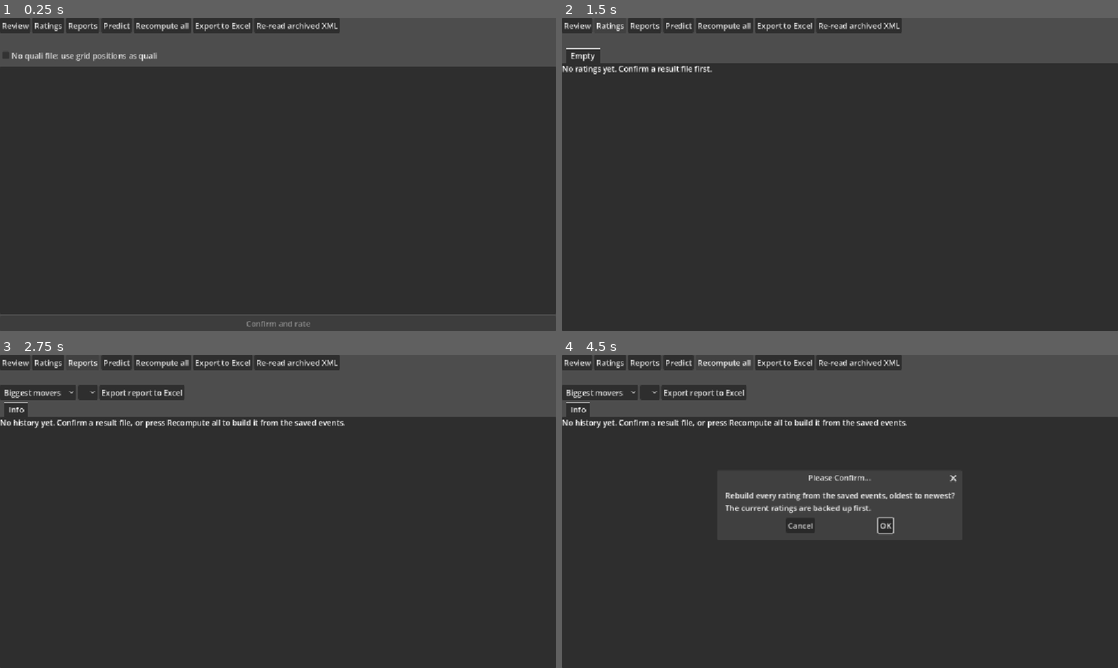
Above: before the commit, frames 1-4 (two rows, left to right).
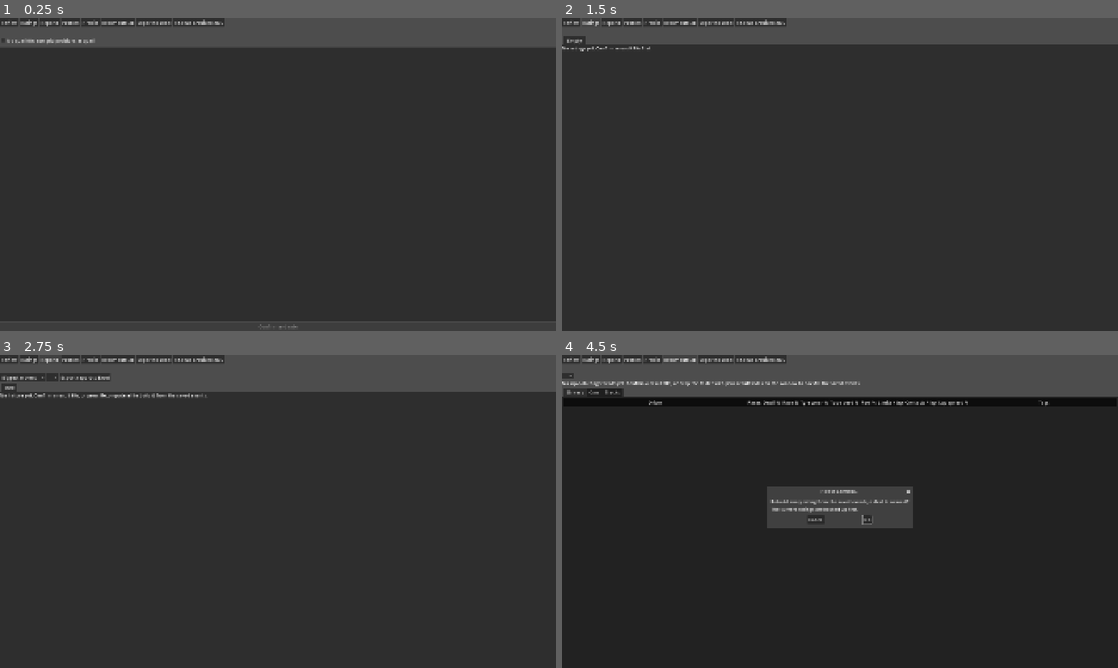
Above: after the commit, the same moments.

Repository: ElectroEsper/lmu-elo
Game: Godot game, scene res://control.tscn
Two runs of this game, one before a commit and one after it. Both use one fixed random seed, a clock stepped at 60 frames per second and the inputs below.
Inputs (mouse positions are in pixels of both pictures, inside the frame that each line leads up to):
- Up to frame 1 (0.25 s): no input
- Up to frame 2 (1.5 s): click "Review" at 0.5 s; click "Ratings" at 1.25 s
- Up to frame 3 (2.75 s): click "Reports" at 2 s
- Up to frame 4 (4.5 s): click "Predict" at 2.75 s; click (634, 358) at 3.5 s, where only the run after the commit has a clickable "Profiles"; click "Recompute all" at 4.25 s

The runs differ from the first frame. In frame 1, 8.7% of the frame differs, in the area x 0-100%, y 0-99%; in frame 2, 8.2%; in frame 3, 11%; in frame 4, 17%, in the area x 0-100%, y 0-60%.

Commit message:
Add FP backfill and profiles view
This patch stores lap-data fingerprints with each event and re-checks them before treating a result as complete. It adds XML folder expansion and a backfill flow to update older confirmed events without re-rating them, while tracking any files that still need review.

It also adds a Profiles tab to the review screen, refreshes it alongside other views, and fixes Tree column title property names for the current Godot API. The project window is also set to a larger 1920x1080 viewport for easier use.

Diff:
--- a/elo.gd
+++ b/elo.gd
@@ -265,6 +265,7 @@
 		if not g.is_empty():
 			draft["orders"]["quali"] = g
 	draft["track"] = _read_track(path)
+	draft["fp"] = Fingerprint.extract(path)   # lap-data fingerprint, saved with the event for Profiles / Predict
 	draft["duplicate"] = processed.has(draft["hash"])
 	draft["new_drivers"] = _find_suspects(draft)
 	return draft
@@ -310,7 +311,7 @@
 	var original: String = processed[draft["hash"]]
 	for h in history:
 		if h["file"] == original:
-			return h.get("stats", {}).is_empty() or stored_xml_path(original) == ""
+			return h.get("stats", {}).is_empty() or stored_xml_path(original) == "" or not _saved_has_fp(original)
 	return false
 
 
@@ -329,6 +330,7 @@
 		return false
 	saved["stats"] = draft["stats"]
 	saved["track"] = draft.get("track", {})
+	saved["fp"] = draft.get("fp", {})
 	var f := FileAccess.open(path, FileAccess.WRITE)
 	f.store_string(JSON.stringify(saved))
 	f.close()
@@ -686,3 +688,49 @@
 			XMLParser.NODE_ELEMENT_END:
 				tag = ""
 	return out
+
+
+# True if the saved event file already holds a lap-data fingerprint.
+func _saved_has_fp(file_name: String) -> bool:
+	var path := "user://events/%s.json" % file_name
+	if not FileAccess.file_exists(path):
+		return false
+	var saved = JSON.parse_string(FileAccess.get_file_as_string(path))
+	return saved is Dictionary and saved.has("fp") and not saved["fp"].is_empty()
+
+
+# Expands dropped files / folders into a flat list of .xml paths (folders are searched recursively).
+func collect_xml(paths: PackedStringArray) -> Array:
+	var out := []
+	for p in paths:
+		if DirAccess.dir_exists_absolute(p):
+			for f in DirAccess.get_files_at(p):
+				if f.to_lower().ends_with(".xml"):
+					out.append(p.path_join(f))
+			for sub in DirAccess.get_directories_at(p):
+				out.append_array(collect_xml(PackedStringArray([p.path_join(sub)])))
+		elif p.to_lower().ends_with(".xml"):
+			out.append(p)
+	return out
+
+
+# Backfill for events that were confirmed before stats / fingerprints existed.
+# Every file that was already rated gets its stats, track info and fingerprint attached (nothing is
+# rated again). Files that were never imported are only counted: drop them one at a time to review them.
+# Use as: var r = await Elo.backfill(paths). on_progress is called with (done, total).
+# Returns {"updated": int, "complete": int, "new": Array of file names}
+func backfill(paths: Array, on_progress := Callable()) -> Dictionary:
+	var out := {"updated": 0, "complete": 0, "new": []}
+	for i in paths.size():
+		var d := build_draft(paths[i])
+		if not processed.has(d["hash"]):
+			out["new"].append(str(paths[i]).get_file())
+		elif event_lacks_stats(d):
+			if attach_stats(d):
+				out["updated"] += 1
+		else:
+			out["complete"] += 1
+		if on_progress.is_valid():
+			on_progress.call(i + 1, paths.size())
+		await get_tree().process_frame
+	return out
--- a/predict_view.gd
+++ b/predict_view.gd
@@ -97,7 +97,7 @@
 	add_child(grid_line)
 
 	tree.columns = 10
-	#tree.set_column_titles_visible = true
+	tree.column_titles_visible = true
 	tree.hide_root = true
 	tree.size_flags_vertical = Control.SIZE_EXPAND_FILL
 	var titles := ["Grid", "Driver", "Pole %", "Front row %", "Exp. grid", "Win %", "Podium %", "Top 10 %", "Exp. finish", "Race pace %"]
--- a/profiles_view.gd
+++ b/profiles_view.gd
@@ -30,7 +30,7 @@
 
 func _setup(tree: Tree, title: String, cols: Array, wide: int, wide2: int) -> void:
 	tree.columns = cols.size()
-	tree.column_titles_in_header = true
+	tree.column_titles_visible = true
 	tree.hide_root = true
 	for i in cols.size():
 		tree.set_column_title(i, cols[i])
--- a/project.godot
+++ b/project.godot
@@ -24,6 +24,9 @@
 
 [display]
 
+window/size/viewport_width=1920
+window/size/viewport_height=1080
+window/size/mode=2
 window/stretch/mode="canvas_items"
 window/stretch/aspect="expand"
 
--- a/review_screen.gd
+++ b/review_screen.gd
@@ -24,6 +24,7 @@
 # reports view
 var reports_view := ReportsView.new()
 var predict_view := PredictView.new()
+var profiles_view := ProfilesView.new()
 
 
 func _ready() -> void:
@@ -38,6 +39,7 @@
 	top_bar.add_child(_btn("Review", _show_view.bind("review")))
 	top_bar.add_child(_btn("Ratings", _show_view.bind("ratings")))
 	top_bar.add_child(_btn("Reports", _show_view.bind("reports")))
+	top_bar.add_child(_btn("Profiles", _show_view.bind("profiles")))
 	top_bar.add_child(_btn("Predict", _show_view.bind("predict")))
 	top_bar.add_child(_btn("Recompute all", confirm_dialog.popup_centered))
 	top_bar.add_child(_btn("Export to Excel", _export))
@@ -67,6 +69,11 @@
 	reports_view.notice.connect(_on_notice)
 	root.add_child(reports_view)
 
+	# profiles view
+	profiles_view.size_flags_vertical = Control.SIZE_EXPAND_FILL
+	profiles_view.notice.connect(_on_notice)
+	root.add_child(profiles_view)
+
 	# predict view
 	predict_view.size_flags_vertical = Control.SIZE_EXPAND_FILL
 	predict_view.notice.connect(_on_notice)
@@ -86,11 +93,14 @@
 	review_box.visible = view == "review"
 	ratings_view.visible = view == "ratings"
 	reports_view.visible = view == "reports"
+	profiles_view.visible = view == "profiles"
 	predict_view.visible = view == "predict"
 	if view == "ratings":
 		_draw_ratings()
 	elif view == "reports":
 		reports_view.refresh()
+	elif view == "profiles":
+		profiles_view.refresh()
 	elif view == "predict":
 		predict_view.refresh()
 
@@ -114,16 +124,31 @@
 
 # ---------- Loading and confirming ----------
 func _on_files_dropped(files: PackedStringArray) -> void:
+	# a folder (or several files) backfills events that were confirmed earlier; one file opens the review
+	if files.size() > 1 or DirAccess.dir_exists_absolute(files[0]):
+		_backfill(Elo.collect_xml(files))
+		return
 	draft = Elo.build_draft(files[0], grid_check.button_pressed)
 	_show_view("review")
-	Fingerprint.extract(files[0])
-	_rebuild()
+	_rebuild()
+
+
+func _backfill(paths: Array) -> void:
+	if paths.is_empty():
+		status.text = "No .xml files found in what you dropped."
+		return
+	status.text = "Reading %d files..." % paths.size()
+	var r: Dictionary = await Elo.backfill(paths, func(done: int, total: int): status.text = "Reading %d of %d..." % [done, total])
+	status.text = "Backfill done: %d event(s) updated, %d already complete, %d not imported yet (drop those one at a time to review and rate them)." % [r["updated"], r["complete"], r["new"].size()]
+	if profiles_view.visible:
+		profiles_view.refresh()
+	if predict_view.visible:
+		predict_view.refresh()
 
 
 func _on_confirm() -> void:
 	var done: String = draft["file"]
 	Elo.confirm_draft(draft)
-	Fingerprint.extract(draft["path"])
 	draft = {}
 	_rebuild()
 	var l := Label.new()
@@ -263,6 +288,8 @@
 		_draw_ratings()
 	if reports_view.visible:
 		reports_view.refresh()
+	if profiles_view.visible:
+		profiles_view.refresh()
 
 
 # ---------- Excel export (current ratings) ----------
Not shown, added: lmu-elo-fixes.patch
